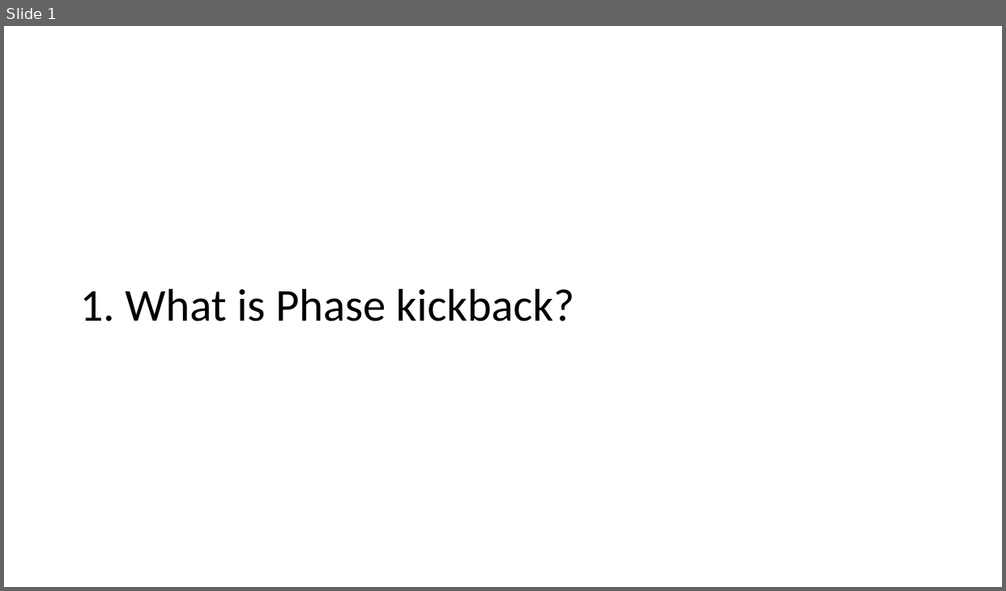
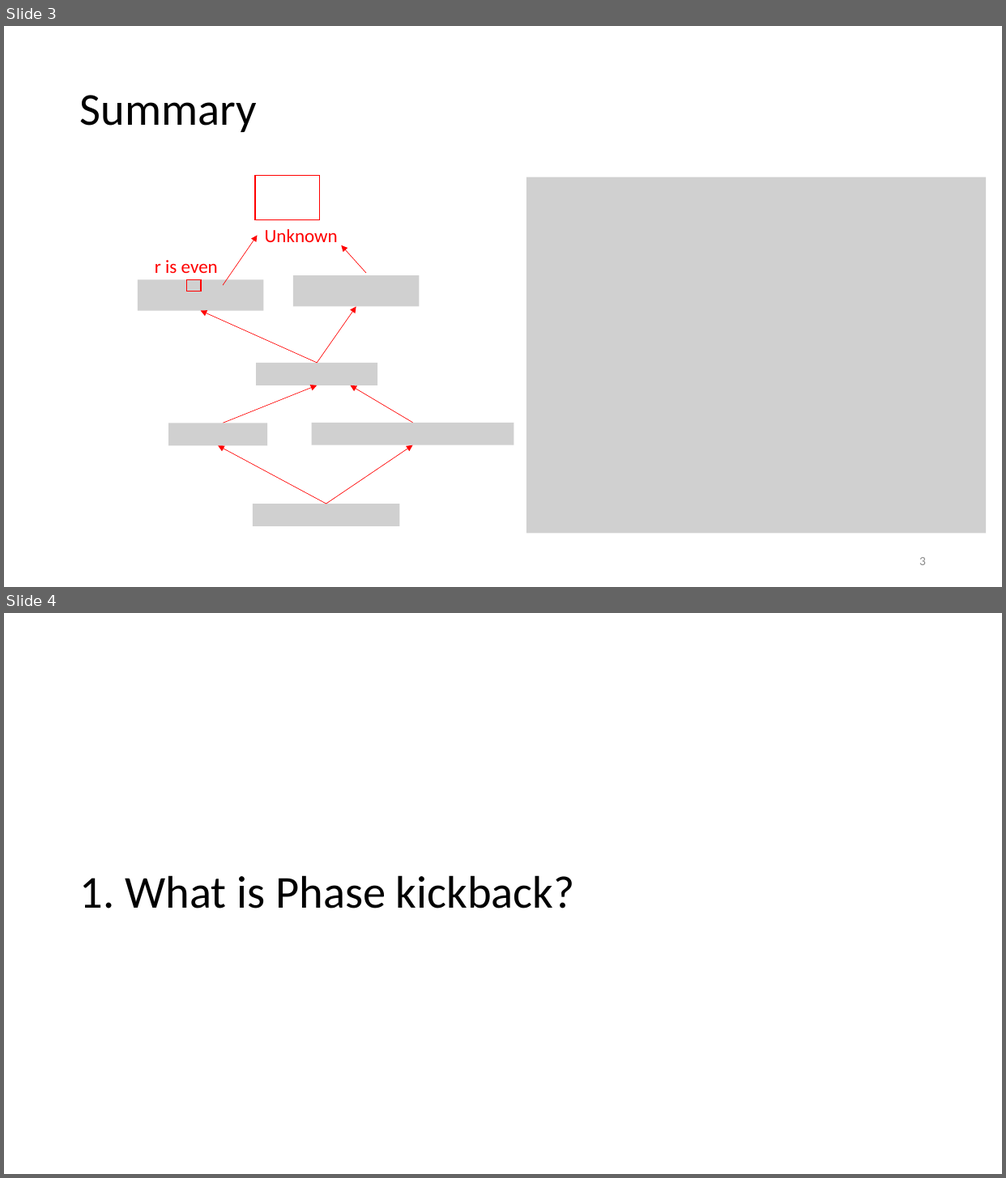
Before and after one commit to vutuanhai237/CourseMaterialsUIT, a slide deck: SExxx-Quantum computng/Slide/4. quantum algo.pptx. Shown one above the other, each under a label of ours: slide 1 before the commit, slides 3 and 4 after it. The pictures are 1006x591 and 1006x1178 pixels, drawn with LibreOffice and Linux fonts; fonts in the diff are those of the drawing; grey boxes stand for pictures. Boxes give left, top, right and bottom in pixels: in the first picture for what was removed or moved away, otherwise in the second. Text is boxed around its words. In the diff, an @@ line names an element or a change of style, - is before the commit and + after.

```diff
--- a/SExxx-Quantum computng/Slide/4. quantum algo.pptx
+++ b/SExxx-Quantum computng/Slide/4. quantum algo.pptx
@@ slide 3 added at (x1=4, y1=26, x2=1002, y2=587), background #FFFFFF @@
@@ title added at (x1=80, y1=95, x2=257, y2=132), 44 pt, text #000000 @@
+Summary
@@ rectangle added at (x1=256, y1=176, x2=320, y2=220), outline #FF0000 1 pt @@
@@ picture added at (x1=526, y1=177, x2=987, y2=534) @@
@@ arrow added from (223, 286) to (257, 236), #FF0000 0.5 pt @@
@@ text added at (x1=265, y1=229, x2=338, y2=242), 18 pt, text #FF0000 @@
+Unknown
@@ text added at (x1=155, y1=260, x2=218, y2=273), 18 pt, text #FF0000 @@
+r is even
@@ arrow added from (366, 273) to (342, 246), #FF0000 0.5 pt @@
@@ picture added at (x1=138, y1=280, x2=263, y2=310) @@
@@ rectangle added at (x1=187, y1=280, x2=201, y2=291), outline #FF0000 1 pt @@
@@ picture added at (x1=293, y1=276, x2=419, y2=307) @@
@@ arrow added from (317, 363) to (201, 310), #FF0000 0.5 pt @@
@@ arrow added from (317, 363) to (356, 307), #FF0000 0.5 pt @@
@@ picture added at (x1=256, y1=363, x2=377, y2=386) @@
@@ arrow added from (223, 424) to (317, 386), #FF0000 0.5 pt @@
@@ arrow added from (413, 423) to (351, 386), #FF0000 0.5 pt @@
@@ picture added at (x1=168, y1=424, x2=267, y2=446) @@
@@ picture added at (x1=312, y1=423, x2=513, y2=446) @@
@@ arrow added from (326, 505) to (218, 446), #FF0000 0.5 pt @@
@@ arrow added from (326, 505) to (413, 446), #FF0000 0.5 pt @@
@@ picture added at (x1=253, y1=505, x2=399, y2=527) @@
@@ page number added at (x1=919, y1=557, x2=926, y2=565), 12 pt, text #8C8C8C @@
+3
@@ what was slide 1 is now slide 4 @@
```
Also in this commit, not shown: 7 slides changed, 2 other slides added, 4 other files.
